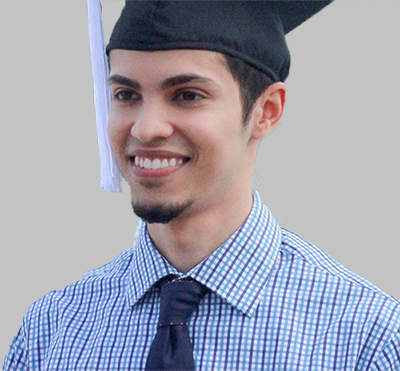
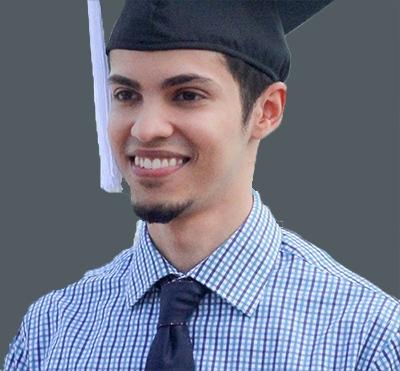
Two versions of the same layered image (400x371). Layer-by-layer changes:
painted on "Layer 0 copy" over left=80, top=0, right=263, bottom=194
painted on "Layer 1" over left=0, top=0, right=400, bottom=371
